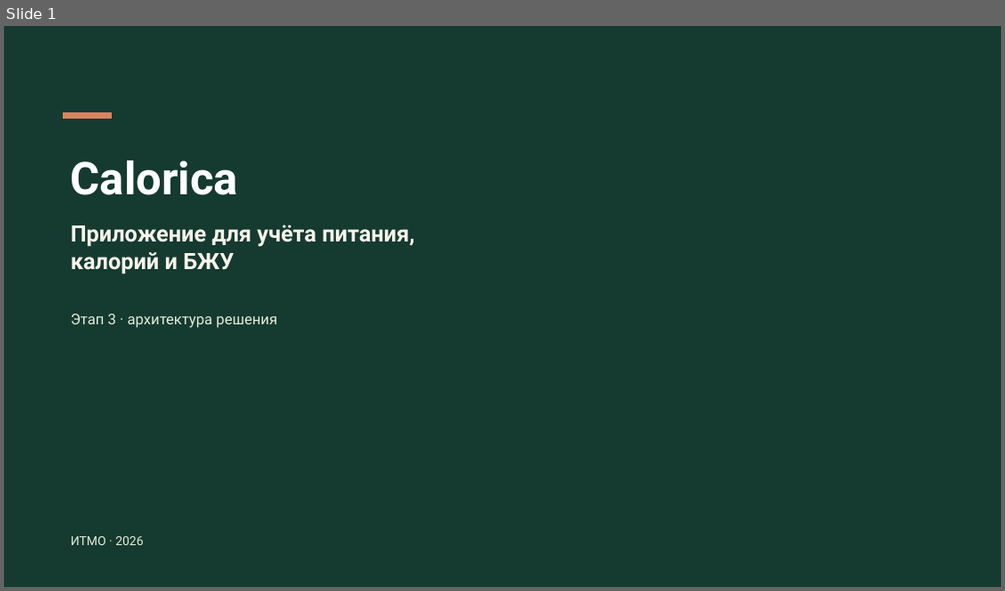
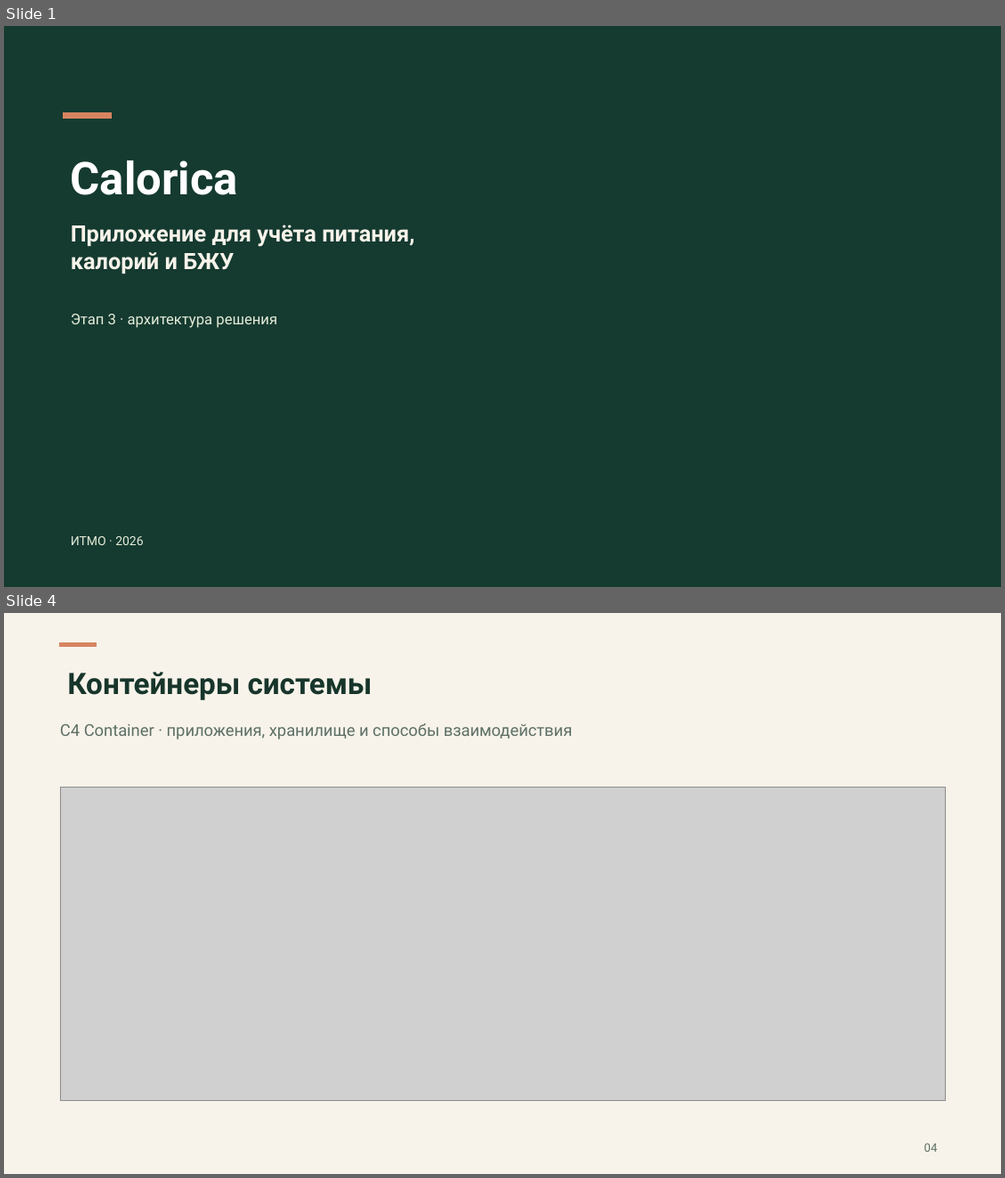
Before and after one commit to rurkk/Calorica, a slide deck: docs/semester-mvp/stage-3/Calorica-stage-3.pptx. Shown one above the other, each under a label of ours: slide 1 before the commit, slides 1 and 4 after it; the slides between them are not shown. The pictures are 1005x591 and 1005x1178 pixels, drawn with LibreOffice and Linux fonts; fonts in the diff are those of the drawing; grey boxes stand for pictures; background and template pictures are left out. Boxes give left, top, right and bottom in pixels: in the first picture for what was removed or moved away, otherwise in the second. Text is boxed around its words. In the diff, an @@ line names an element or a change of style, - is before the commit and + after.

```diff
--- a/docs/semester-mvp/stage-3/Calorica-stage-3.pptx
+++ b/docs/semester-mvp/stage-3/Calorica-stage-3.pptx
@@ slide 4 added at (4,613,1001,1174), background #F7F3EA @@
@@ rectangle added at (60,643,96,647), fill #D78461, outline #D78461 0 pt @@
@@ text added at (67,672,372,700), 28.5 pt, text #17352B, bold @@
+Контейнеры системы
@@ text added at (60,723,573,739), 15.8 pt, text #5E7066 @@
+C4 Container · приложения, хранилище и способы взаимодействия
@@ picture added at (60,787,945,1101) @@
@@ text added at (924,1143,938,1151), 11.2 pt, text #5E7066 @@
+04
```
Also in this commit, not shown: 7 other slides added, 7 slides removed, 33 other files.
